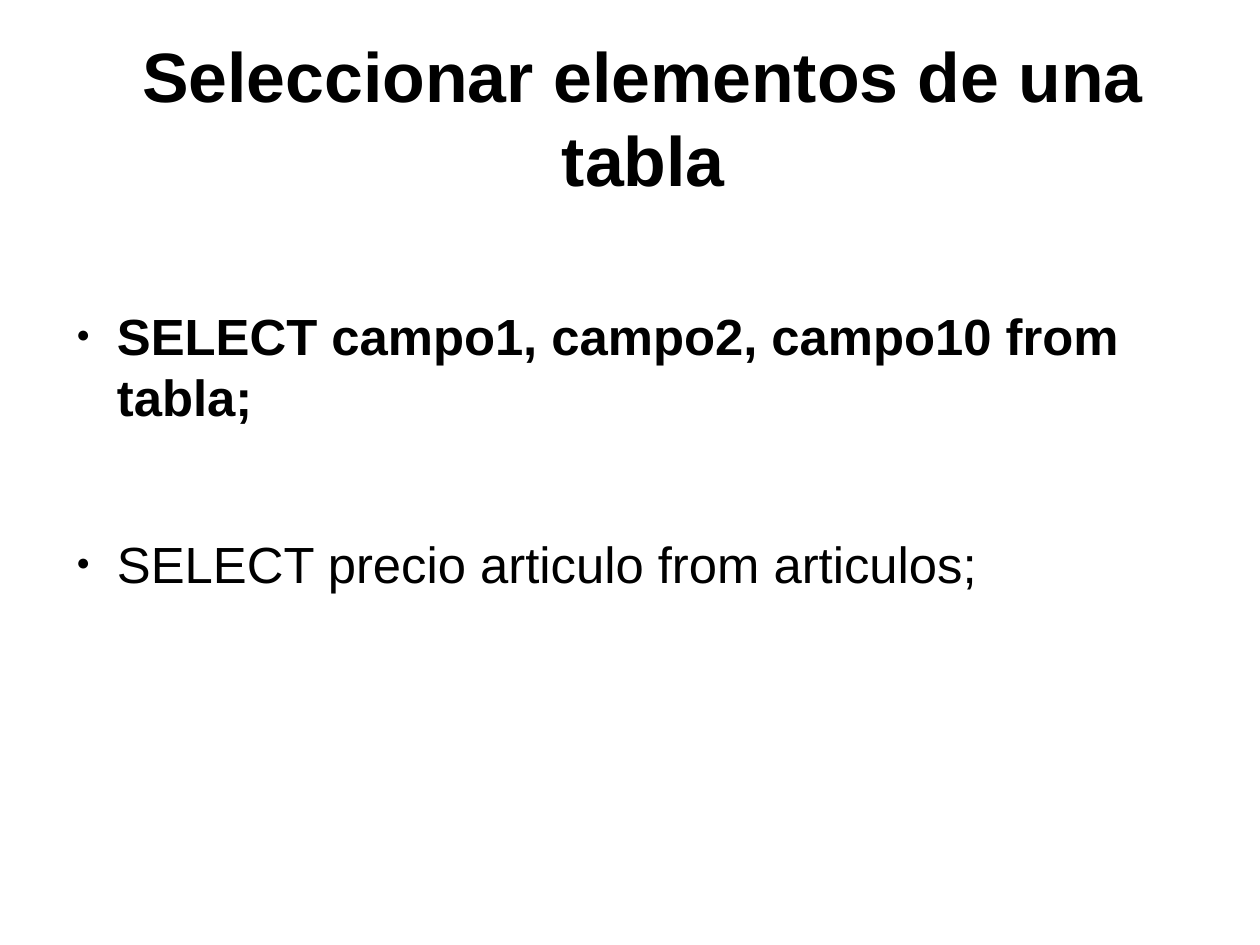
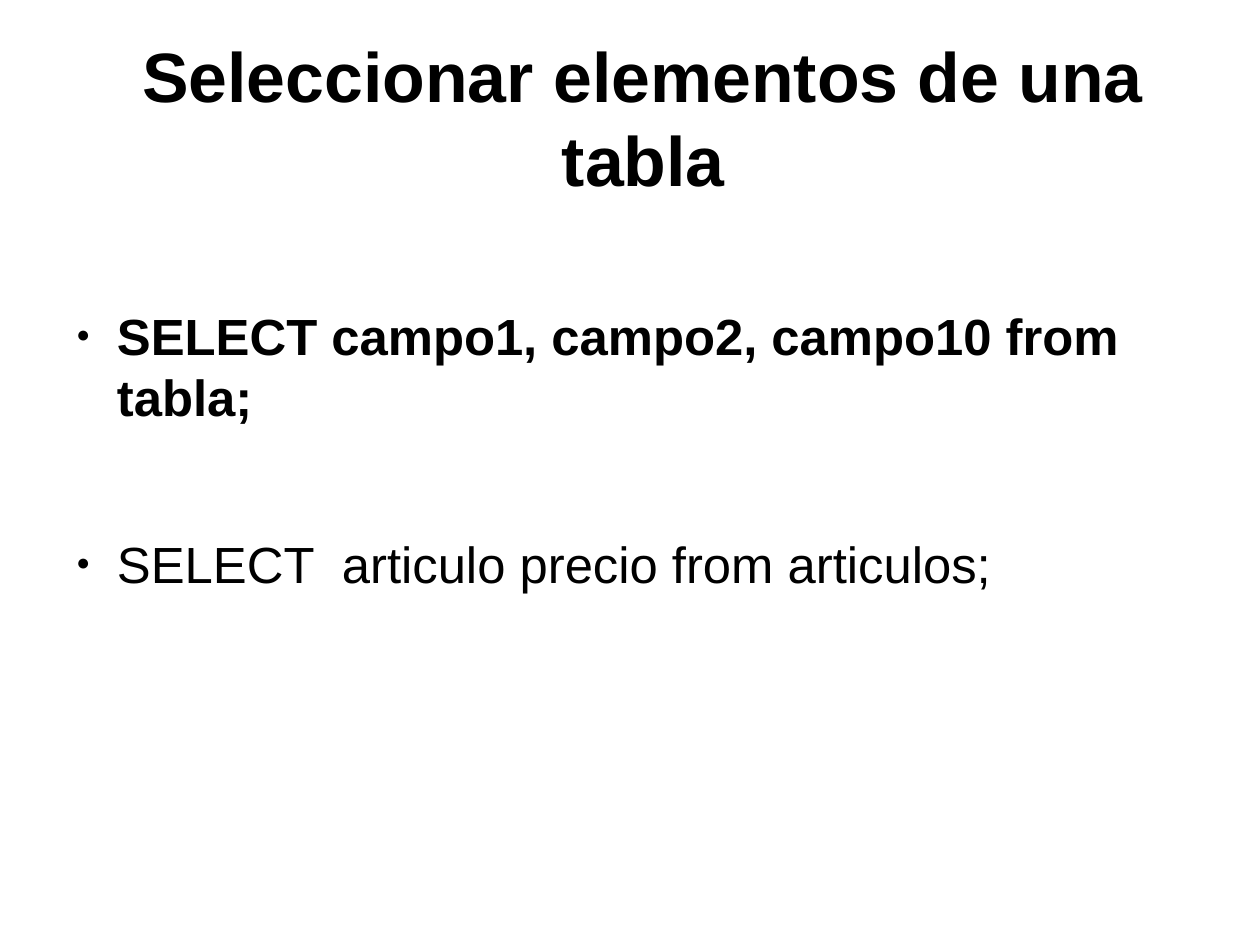
Before and after one commit to javacasm/CursoPythonCompleto, a slide deck: slide 38 of Base_de_Datos/BaseDeDatosPython.odp. Drawn at 1260x945 pixels with LibreOffice and Linux fonts; fonts in the diff are those of the drawing. Boxes give left, top, right and bottom in pixels: in the first picture for what was removed or moved away, otherwise in the second. Text is boxed around its words. In the diff, an @@ line names an element or a change of style, - is before the commit and + after.

```diff
--- a/Base_de_Datos/BaseDeDatosPython.odp
+++ b/Base_de_Datos/BaseDeDatosPython.odp
@@ text at (117, 546, 991, 593): text changed @@
-● SELECT precio articulo from articulos;
+● SELECT articulo precio from articulos;
```
Also in this commit, not shown: 4 other slides changed, 1 slide added, 5 other files.
